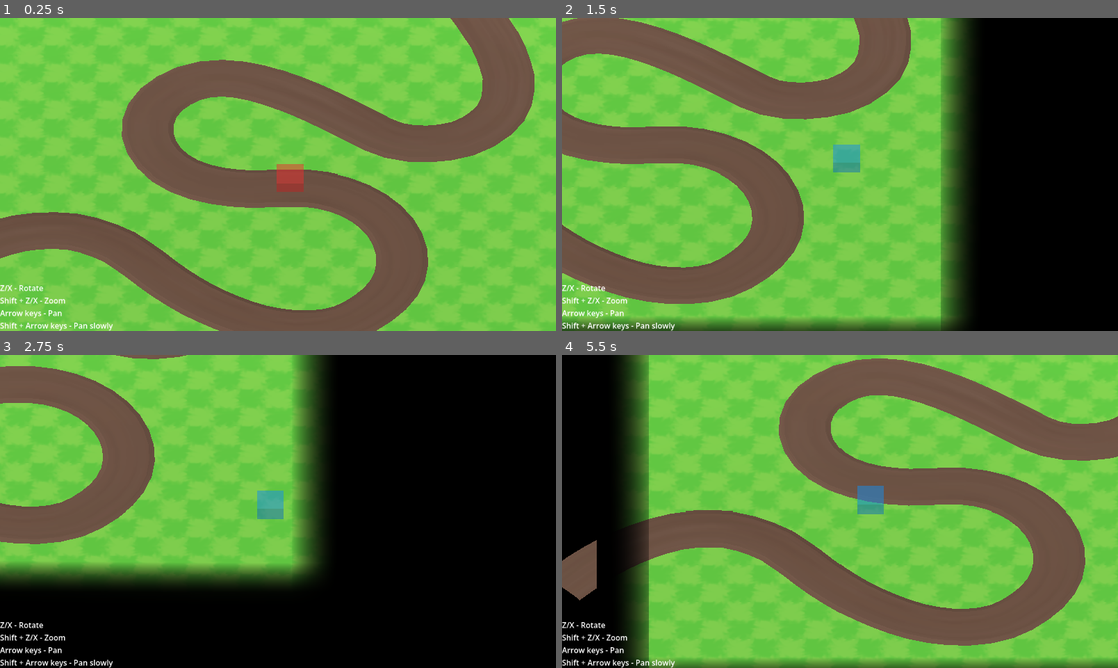
Above: before the commit, frames 1-4 (two rows, left to right).
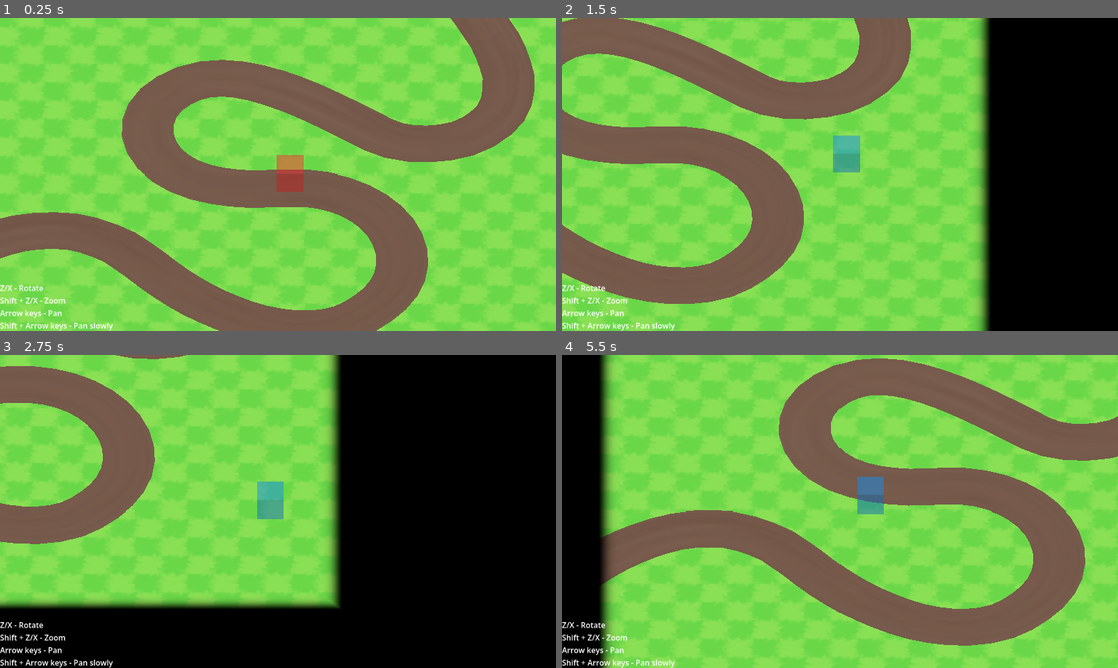
Above: after the commit, the same moments.

Repository: dairycultist/furry-roguelike-platformer
Game: Godot game, scene res://scene.tscn
Same seed, same stepped clock (60 frames per second), same inputs: the game is played once before the commit and once after it.
Inputs:
- Up to frame 1 (0.25 s): no input
- Up to frame 2 (1.5 s): tap Enter at 0.5 s; hold Right (pan_right) 0.53-1.28 s; tap X (camalt_negative) at 0.6 s; hold Down (pan_down) from 1.28 s (still down); tap Z (camalt_positive) at 1.35 s
- Up to frame 3 (2.75 s): release Down (pan_down) at 2.03 s; hold Right (pan_right) from 2.03 s (still down); hold Shift (modify_action) from 2.03 s (still down)
- Up to frame 4 (5.5 s): release Right (pan_right) at 2.78 s; release Shift (modify_action) at 2.78 s; hold Up (pan_up) 2.78-3.53 s; tap Space (use_tool) at 2.85 s; hold Left (pan_left) 3.53-5.03 s; tap X (camalt_negative) at 3.6 s; tap Z (camalt_positive) at 4.35 s; hold Down (pan_down) from 5.03 s (still down); hold Shift (modify_action) from 5.03 s (still down)

The runs differ from the first frame. In frame 1, 0.1% of the frame differs, in the area x 49-55%, y 43-47%; in frame 2, 12%; in frame 3, 15%, in the area x 0-62%, y 0-81%; in frame 4, 12%.

Commit message:
Much simpler (and nicer looking) fade technique

Diff:
--- a/fade.gdshader
+++ /dev/null
@@ -1,40 +0,0 @@
-shader_type spatial;
-render_mode unshaded, blend_mix;
-
-uniform sampler2D depth_texture : hint_depth_texture, filter_nearest;
-
-uniform float x_len : hint_range(0.0, 10.0) = 1.0;
-uniform float exponent : hint_range(0.0, 10.0) = 1.0;
-
-varying vec3 pos_object;
-varying vec3 cam_pos_object;
-
-void vertex() {
-
-    pos_object = VERTEX;
-
-    vec3 cam_pos_world  = (INV_VIEW_MATRIX * vec4(0.0, 0.0, 0.0, 1.0)).xyz;
-
-	cam_pos_object = (inverse(MODEL_MATRIX) * vec4(cam_pos_world, 1.0)).xyz;
-}
-
-float linearize(float raw_depth, vec2 screen_uv, mat4 inv_proj_matrix) {
-
-    vec3 ndc = vec3(screen_uv * 2.0 - 1.0, raw_depth);
-    vec4 view = inv_proj_matrix * vec4(ndc, 1.0);
-    view.xyz /= view.w;
-
-    return -view.z;
-}
-
-void fragment() {
-
-	vec3 cam_dir_object = normalize(pos_object - cam_pos_object);
-
-	float offset_into_fragment = linearize(texture(depth_texture, SCREEN_UV).x, SCREEN_UV, INV_PROJECTION_MATRIX) - linearize(FRAGCOORD.z, SCREEN_UV, INV_PROJECTION_MATRIX);
-
-	vec3 position = pos_object + cam_dir_object * offset_into_fragment;
-
-    ALBEDO = vec3(0., 0., 0.);
-	ALPHA = pow(smoothstep(-x_len / 2., x_len / 2., position.x), exponent);
-}
--- a/player.gd
+++ b/player.gd
@@ -47,7 +47,7 @@
 	var selected_pos : Vector3i = Vector3i(global_position);
 	var pos_invalid : bool = grid.get_cell_item(selected_pos) >= 0;
 
-	$Cursor.get_surface_override_material(0).albedo_color = Color(1.0, 0.2, 0.2, 0.5) if pos_invalid else Color(0.1, 0.6, 1.0, 0.5);
+	$Cursor/Mesh.get_surface_override_material(0).albedo_color = Color(1.0, 0.2, 0.2, 0.5) if pos_invalid else Color(0.1, 0.6, 1.0, 0.5);
 
 	$Cursor.global_position = lerp($Cursor.global_position, Vector3(selected_pos) + Vector3(0.5, 0.0, 0.5), 10.0 * delta);
 
--- a/scene.tscn
+++ b/scene.tscn
@@ -1,18 +1,23 @@
 [gd_scene format=3 uid="uid://d3tflhq8vgolo"]
 
 [ext_resource type="Texture2D" uid="uid://xhb4a20u8dfe" path="res://grass.png" id="1_m7jmp"]
+[ext_resource type="Shader" uid="uid://bl2sqbvsmbi5q" path="res://toon.gdshader" id="1_y2354"]
 [ext_resource type="Script" uid="uid://btguypw88w8b6" path="res://player.gd" id="2_nxogm"]
 [ext_resource type="Script" uid="uid://btc3b8xr27eyr" path="res://grid_map.gd" id="3_3253y"]
 [ext_resource type="ArrayMesh" uid="uid://chrc7hrfxtyul" path="res://path.obj" id="4_m7jmp"]
 [ext_resource type="Texture2D" uid="uid://di8cf2ijph50w" path="res://dirt.png" id="4_u3cyc"]
-[ext_resource type="Shader" uid="uid://bl2sqbvsmbi5q" path="res://fade.gdshader" id="6_y2354"]
 
 [sub_resource type="PlaneMesh" id="PlaneMesh_lxpj2"]
 size = Vector2(26, 26)
 
-[sub_resource type="StandardMaterial3D" id="StandardMaterial3D_m7jmp"]
-albedo_texture = ExtResource("1_m7jmp")
-uv1_scale = Vector3(13, 13, 13)
+[sub_resource type="ShaderMaterial" id="ShaderMaterial_m7jmp"]
+render_priority = 0
+shader = ExtResource("1_y2354")
+shader_parameter/albedo = ExtResource("1_m7jmp")
+shader_parameter/uv_scale = Vector2(13, 13)
+shader_parameter/origin_fade_dist = 12.0
+shader_parameter/origin_fade_width2 = 1.0
+shader_parameter/exponent = 10.0
 
 [sub_resource type="StandardMaterial3D" id="StandardMaterial3D_l71k7"]
 transparency = 4
@@ -39,17 +44,14 @@
 transparency = 4
 albedo_color = Color(0, 0.5647059, 0.90588236, 0.2784314)
 
-[sub_resource type="StandardMaterial3D" id="StandardMaterial3D_y2354"]
-albedo_texture = ExtResource("4_u3cyc")
-
-[sub_resource type="BoxMesh" id="BoxMesh_x0ryr"]
-size = Vector3(2, 1, 26)
-
-[sub_resource type="ShaderMaterial" id="ShaderMaterial_oirwl"]
+[sub_resource type="ShaderMaterial" id="ShaderMaterial_y2354"]
 render_priority = 0
-shader = ExtResource("6_y2354")
-shader_parameter/x_len = 2.000000095
-shader_parameter/exponent = 0.50000002375
+shader = ExtResource("1_y2354")
+shader_parameter/albedo = ExtResource("4_u3cyc")
+shader_parameter/uv_scale = Vector2(1, 1)
+shader_parameter/origin_fade_dist = 12.0
+shader_parameter/origin_fade_width2 = 1.0
+shader_parameter/exponent = 10.0
 
 [node name="Root" type="Node3D" unique_id=1235117097]
 
@@ -59,7 +61,7 @@
 
 [node name="GroundMesh" type="MeshInstance3D" parent="." unique_id=421907200]
 mesh = SubResource("PlaneMesh_lxpj2")
-surface_material_override/0 = SubResource("StandardMaterial3D_m7jmp")
+surface_material_override/0 = SubResource("ShaderMaterial_m7jmp")
 
 [node name="Label" type="Label" parent="." unique_id=16969720]
 anchors_preset = 2
@@ -94,30 +96,13 @@
 projection = 1
 size = 12.0
 
-[node name="Cursor" type="MeshInstance3D" parent="GridMap/Player" unique_id=1053171651]
+[node name="Cursor" type="Node3D" parent="GridMap/Player" unique_id=1495270331]
+
+[node name="Mesh" type="MeshInstance3D" parent="GridMap/Player/Cursor" unique_id=1053171651]
+transform = Transform3D(1, 0, 0, 0, 1, 0, 0, 0, 1, 0, 0.5, 0)
 mesh = SubResource("BoxMesh_lxpj2")
 surface_material_override/0 = SubResource("StandardMaterial3D_u3cyc")
 
 [node name="Path" type="MeshInstance3D" parent="." unique_id=832493960]
 mesh = ExtResource("4_m7jmp")
-surface_material_override/0 = SubResource("StandardMaterial3D_y2354")
-
-[node name="Fade1" type="MeshInstance3D" parent="." unique_id=655949727]
-transform = Transform3D(1, 0, 0, 0, 1, 0, 0, 0, 1, 12, 0.5, 0)
-mesh = SubResource("BoxMesh_x0ryr")
-surface_material_override/0 = SubResource("ShaderMaterial_oirwl")
-
-[node name="Fade2" type="MeshInstance3D" parent="." unique_id=2121137371]
-transform = Transform3D(-4.371139e-08, 0, -1, 0, 1, 0, 1, 0, -4.371139e-08, 0, 0.5, 12)
-mesh = SubResource("BoxMesh_x0ryr")
-surface_material_override/0 = SubResource("ShaderMaterial_oirwl")
-
-[node name="Fade3" type="MeshInstance3D" parent="." unique_id=950822030]
-transform = Transform3D(-1, 0, -8.742278e-08, 0, 1, 0, 8.742278e-08, 0, -1, -12, 0.5, 0)
-mesh = SubResource("BoxMesh_x0ryr")
-surface_material_override/0 = SubResource("ShaderMaterial_oirwl")
-
-[node name="Fade4" type="MeshInstance3D" parent="." unique_id=655652532]
-transform = Transform3D(1.1924881e-08, 0, 1, 0, 1, 0, -1, 0, 1.1924881e-08, 0, 0.5, -12)
-mesh = SubResource("BoxMesh_x0ryr")
-surface_material_override/0 = SubResource("ShaderMaterial_oirwl")
+surface_material_override/0 = SubResource("ShaderMaterial_y2354")
--- /dev/null
+++ b/toon.gdshader
@@ -0,0 +1,24 @@
+shader_type spatial;
+render_mode unshaded, blend_mix;
+
+uniform sampler2D albedo : source_color;
+uniform vec2 uv_scale = vec2(1., 1.);
+
+uniform float origin_fade_dist = 10.0;
+uniform float origin_fade_width2 = 1.0;
+uniform float exponent : hint_range(0.0, 10.0) = 1.0;
+
+varying vec3 world_pos;
+
+void vertex() {
+
+    world_pos = (MODEL_MATRIX * vec4(VERTEX, 1.0)).xyz;
+}
+
+void fragment() {
+
+	float dist = max(abs(world_pos.x), abs(world_pos.z));
+	float fade_fac = pow(smoothstep(origin_fade_dist - origin_fade_width2, origin_fade_dist + origin_fade_width2, dist), exponent);
+
+    ALBEDO = mix(texture(albedo, UV * uv_scale).rgb, vec3(0.), fade_fac);
+}
Renamed: fade.gdshader.uid -> toon.gdshader.uid
